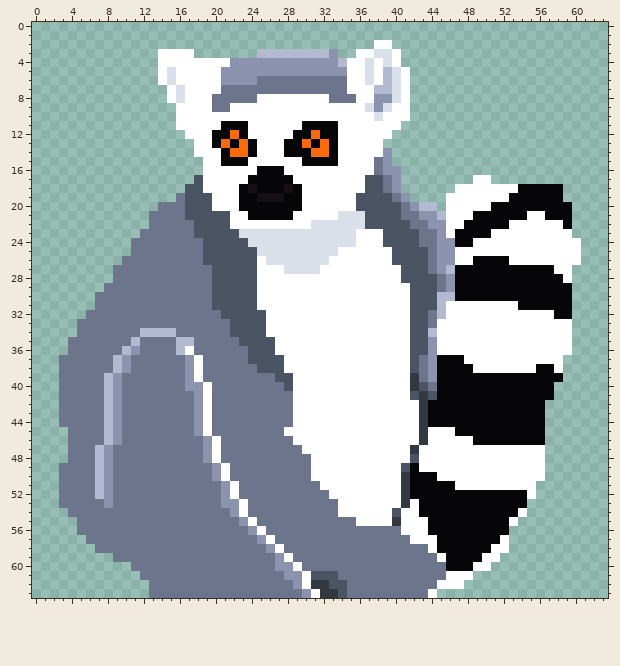
Pixel-art sprite, stored at Arts/aseprite/lemur/lemur_static.png. The first picture shows the starting point.
The file is 64x64 pixels.
And afterwards:
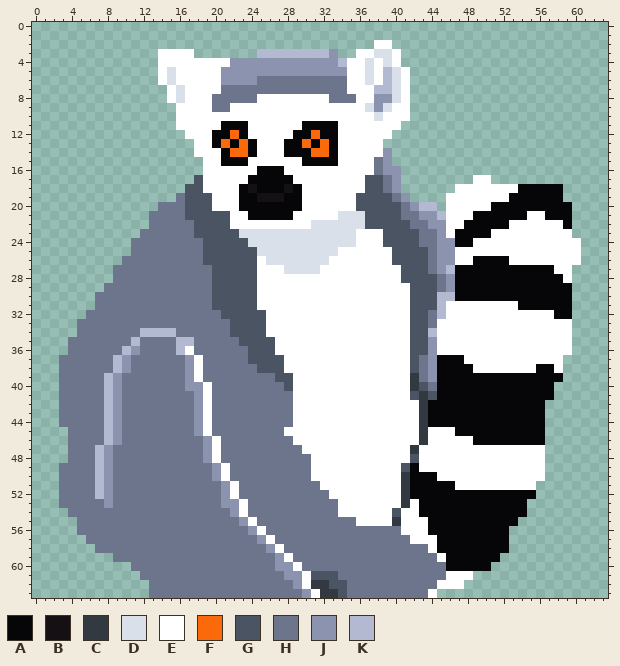
Palette (. is transparent): A #060608  B #141013  C #333941  D #dae0ea  E #ffffff  F #fa6a0a  G #4a5462  H #6d758d  J #8b93af  K #b3b9d1
From old to new:
Changed rows in their new state; - is an unchanged pixel.
first column x 49:
52 ------A
54 -----A-
55 ----A--
57 ---A---
58 --AA---
59 -AA----
60 AA-----
